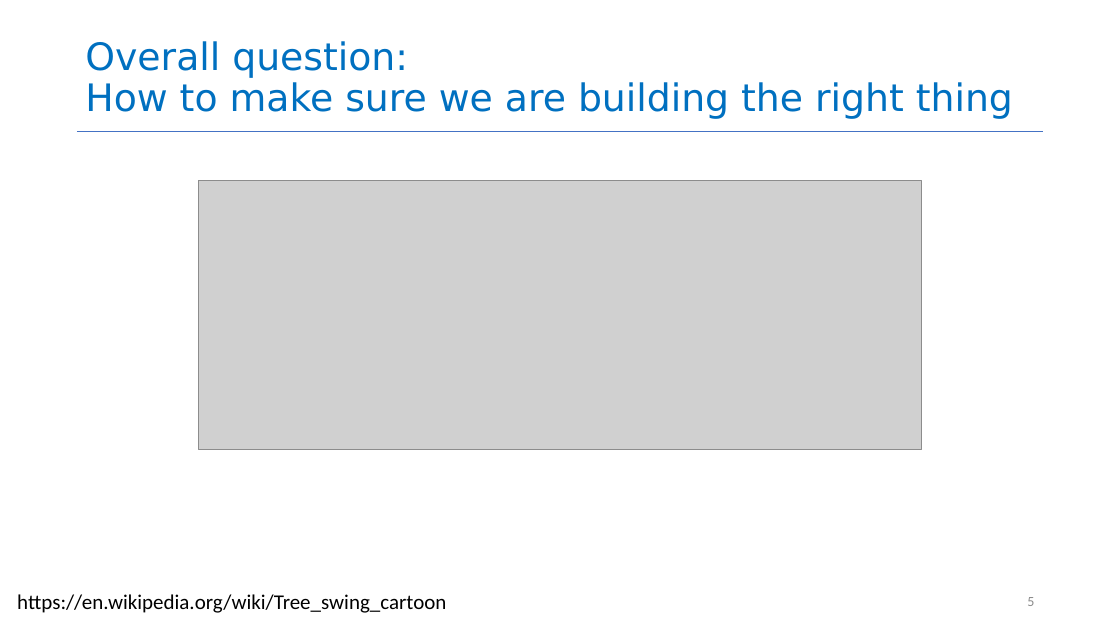
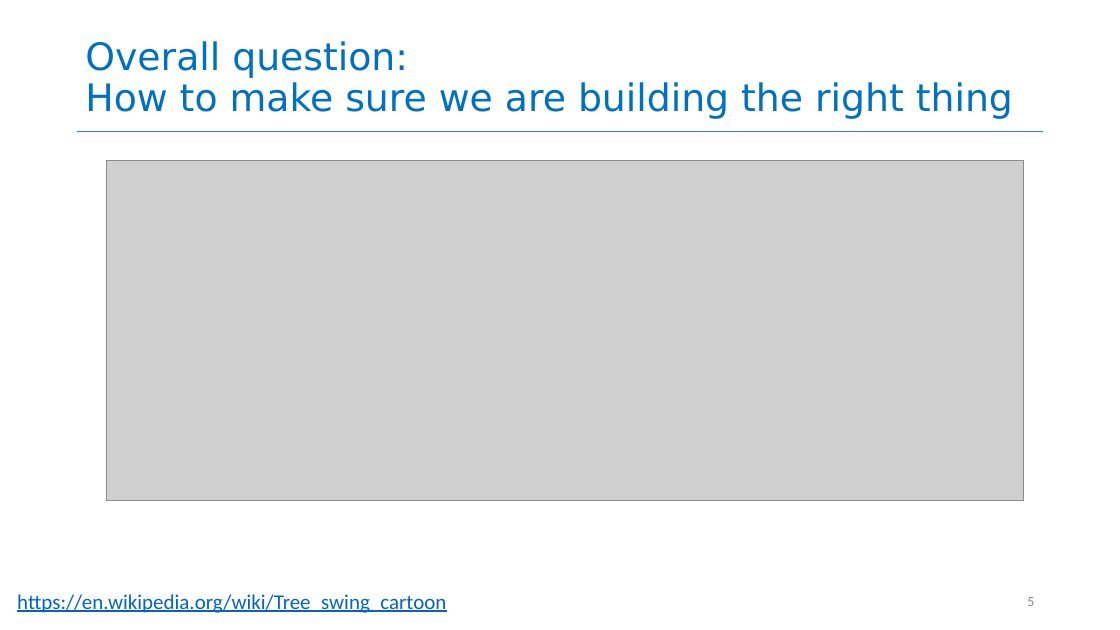
Before and after one commit to rimshaTest/CS4530-Spring-2026, a slide deck: slide 5 of Slides/Module 02.1 Requirements Analysis.pptx. Drawn at 1120x630 pixels with LibreOffice and Linux fonts; fonts in the diff are those of the drawing; grey boxes stand for pictures. Boxes give left, top, right and bottom in pixels: in the first picture for what was removed or moved away, otherwise in the second. Text is boxed around its words. In the diff, an @@ line names an element or a change of style, - is before the commit and + after.

```diff
--- a/Slides/Module 02.1 Requirements Analysis.pptx
+++ b/Slides/Module 02.1 Requirements Analysis.pptx
@@ picture resized from (x1=198, y1=181, x2=922, y2=449) to (x1=107, y1=160, x2=1024, y2=501) @@
@@ text "https://en.wikipedia.org/wiki/Tree_swing_cartoon" at (x1=17, y1=594, x2=446, y2=613): text colour #000000 to #0563C1, underline on @@
```
Also in this commit, not shown: 5 other slides changed, 4 other files.
